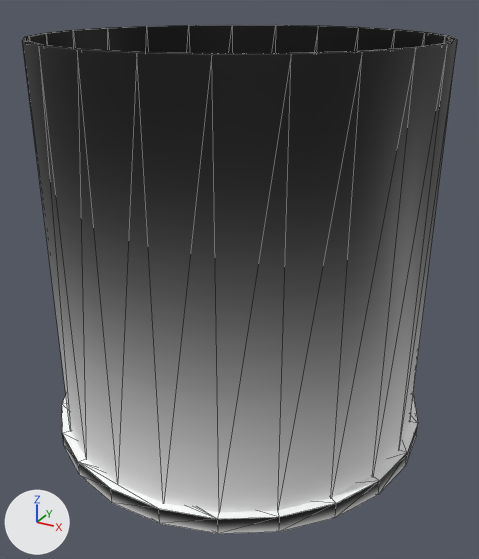
Before and after pictures for a commit that changed the glTF model src/data/shot-generator/xr/teleport-target.glb.
The view is the same before and after, from a camera (50 mm lens) standing at (1.57, -2.84, 2.17) and looking at (0.04, -0.07, 0.79). The lights are fixed; the arrows at lower left show +X, +Y and +Z. Mesh edges are drawn as thin lines. Vertices at the same position are counted once.
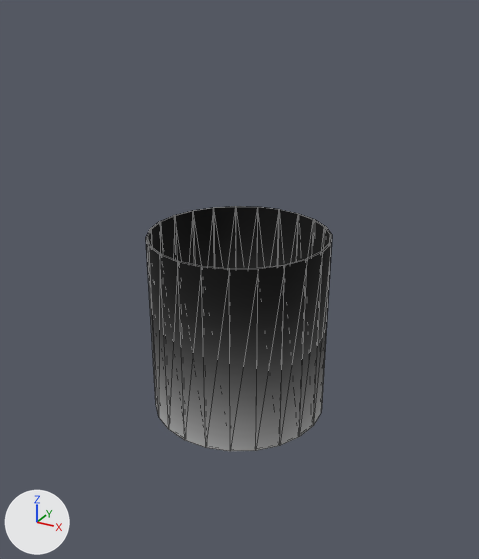
Boxes [x1, y1, x2, y2] around the edits, measured in the pictures (479 x 559 px; the box of a moved part takes in the faces that stretch with it):
'Cylinder.001', surface changed, reshaped, moved, rescaled (57% narrower, 52% shorter)
    before: [22, 25, 457, 534]
    after: [146, 206, 332, 451]
part 1 of me_cylinder_001, deleted
    before: [62, 394, 418, 534]
part 2 of me_cylinder_001, moved or reshaped
    before: [22, 25, 457, 512]
    after: [146, 206, 332, 451]

The change, as a diff of the scene's bpy script:
```diff
--- a/src/data/shot-generator/xr/teleport-target.glb.py
+++ b/src/data/shot-generator/xr/teleport-target.glb.py
@@ mat_material @@
 mat_material.texture = img_teleportalpha
+mat_material.roughness = 1.0
@@ me_cylinder_001 @@
 # used by ob_cylinder_001; location = (0.0, 0.0, 0.0)
-me_cylinder_001.from_pydata(...)  # 230 vertices, 364 faces; spans x -1.0..1.0, y -0.99..1.0, z -0.04..1.98
+me_cylinder_001.from_pydata(...)  # 138 vertices, 180 faces; spans x -0.96..0.96, y -0.95..0.96, z -0.04..1.98
+# me_cylinder_001 part 1: the loose piece of 92 vertices spanning x -1.0..1.0, y -0.99..1.0, z -0.04..0.04 is deleted
+# me_cylinder_001 part 2
+# 46 vertices in x -0.96..0.96, y -0.95..0.96, z 0.02 move by (0.0, 0.0, -0.06)
 me_cylinder_001.materials.append(mat_material)
@@ ob_cylinder_001 @@
 ob_cylinder_001 = bpy.data.objects.new('Cylinder.001', me_cylinder_001)
-ob_cylinder_001.location = (0.0, 0.0, 0.0)
+ob_cylinder_001.location = (0.0, 0.0, 0.021)
+ob_cylinder_001.scale = (0.5, 0.5, 0.5)
```
